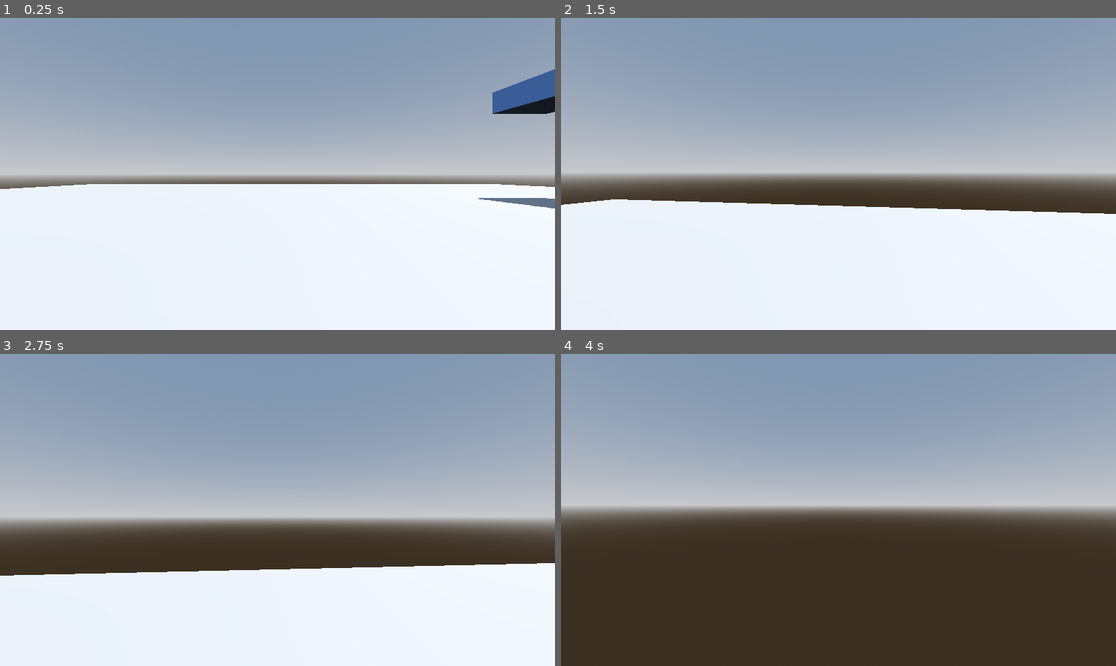
Above: before the commit, frames 1-4 (two rows, left to right).
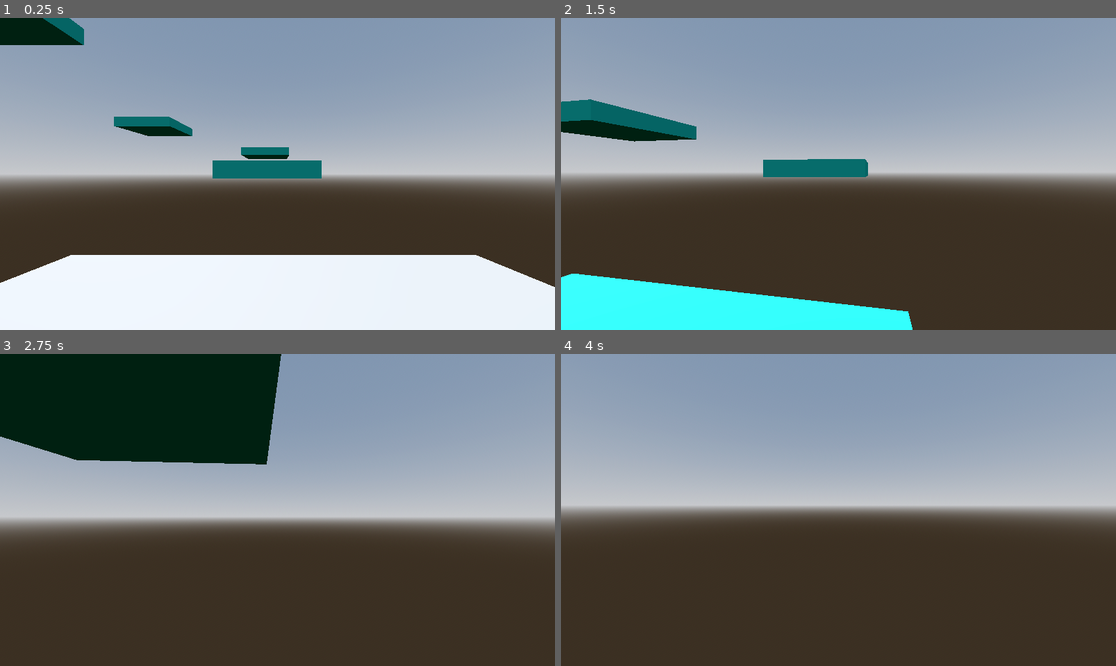
Above: after the commit, the same moments.

Repository: LemonSmacker/Masquerade-an-Obituary
Game: Godot game, scene res://scenes/level_1.tscn
Same seed, same stepped clock (60 frames per second), same inputs: the game is played once before the commit and once after it. The project has no main scene, so this scene is started directly.
Inputs (mouse positions are in pixels of both pictures, inside the frame that each line leads up to):
- Up to frame 1 (0.25 s): no input
- Up to frame 2 (1.5 s): tap Enter at 0.5 s; move the mouse to (866, 174) at 0.52 s; hold Shift (sprint) 0.53-1.28 s; hold W (up) from 0.53 s (still down); tap Space (jump) at 0.77 s; move the mouse to (810, 174) at 1.27 s; tap Shift (sprint) at 1.35 s
- Up to frame 3 (2.75 s): keep holding W (up); tap Space (jump) at 1.52 s; move the mouse to (288, 503) at 2.02 s; hold Shift (sprint) from 2.03 s (still down)
- Up to frame 4 (4 s): keep holding W (up); move the mouse to (832, 516) at 2.77 s; release Shift (sprint) at 2.78 s; tap Shift (sprint) at 2.85 s; tap Space (jump) at 3.02, 3.5, 3.77 s; move the mouse to (877, 513) at 3.52 s; hold Shift (sprint) from 3.53 s (still down)

The runs differ from the first frame. In frame 1, 28% of the frame differs, in the area x 0-100%, y 0-87%; in frame 2, 43%; in frame 3, 47%, in the area x 0-100%, y 0-100%; in frame 4, less than 0.1%.

Commit message:
level updated

Diff:
--- a/scenes/level_1.tscn
+++ b/scenes/level_1.tscn
@@ -20,7 +20,7 @@
 [sub_resource type="CapsuleMesh" id="CapsuleMesh_ne1ai"]
 
 [sub_resource type="StandardMaterial3D" id="StandardMaterial3D_obs6r"]
-albedo_color = Color(0.4, 0.556863, 0.819608, 1)
+albedo_color = Color(0.0470588, 0.643137, 0.588235, 1)
 
 [node name="Level1" type="Node3D"]
 
@@ -32,9 +32,9 @@
 environment = SubResource("Environment_q2e42")
 
 [node name="CSGBox3D" type="CSGBox3D" parent="."]
-transform = Transform3D(1, 0, 0, 0, 1, 0, 0, 0, 1, 1.62303, -1.03498, -0.568941)
-use_collision = true
-size = Vector3(39.7247, 0.001, 38.0262)
+transform = Transform3D(1, 0, 0, 0, 1, 0, 0, 0, 1, 0.0164444, -1.07176, 0.0327145)
+use_collision = true
+size = Vector3(5, 0.001, 5)
 
 [node name="Player" type="CharacterBody3D" parent="."]
 script = ExtResource("1_lwujj")
@@ -46,30 +46,163 @@
 mesh = SubResource("CapsuleMesh_ne1ai")
 
 [node name="Head" type="Node3D" parent="Player"]
+transform = Transform3D(-4.37114e-08, 0, -1, 0, 1, 0, 1, 0, -4.37114e-08, 0, 0, 0)
 
 [node name="Camera3D" type="Camera3D" parent="Player/Head"]
 transform = Transform3D(1, 0, 0, 0, 1, 0, 0, 0, 1, 0, 0.550635, 0)
 
 [node name="CSGBox3D2" type="CSGBox3D" parent="."]
-transform = Transform3D(1, 0, 0, 0, 1, 0, 0, 0, 1, 7.5844, -0.571891, -1.11206)
-material_override = SubResource("StandardMaterial3D_obs6r")
-use_collision = true
-size = Vector3(2.62061, 1, 3.22412)
+transform = Transform3D(1, 0, 0, 0, 1, 0, 0, 0, 1, 7.09993, 0.0515833, -0.207587)
+material_override = SubResource("StandardMaterial3D_obs6r")
+use_collision = true
+size = Vector3(3, 0.5, 3)
 
 [node name="CSGBox3D3" type="CSGBox3D" parent="."]
-transform = Transform3D(1, 0, 0, 0, 1, 0, 0, 0, 1, 7.5844, 0.876481, 2.88111)
-material_override = SubResource("StandardMaterial3D_obs6r")
-use_collision = true
-size = Vector3(2.62061, 1, 3.22412)
+transform = Transform3D(1, 0, 0, 0, 1, 0, 0, 0, 1, 14.2147, 1.35934, -0.683157)
+material_override = SubResource("StandardMaterial3D_obs6r")
+use_collision = true
+size = Vector3(3, 0.5, 3)
 
 [node name="CSGBox3D4" type="CSGBox3D" parent="."]
-transform = Transform3D(1, 0, 0, 0, 1, 0, 0, 0, 1, 13.4152, 2.24137, 1.4052)
-material_override = SubResource("StandardMaterial3D_obs6r")
-use_collision = true
-size = Vector3(2.62061, 1, 3.22412)
+transform = Transform3D(1, 0, 0, 0, 1, 0, 0, 0, 1, 12.5375, 2.77748, -7.28681)
+material_override = SubResource("StandardMaterial3D_obs6r")
+use_collision = true
+size = Vector3(3, 0.5, 3)
 
 [node name="CSGBox3D5" type="CSGBox3D" parent="."]
-transform = Transform3D(1, 0, 0, 0, 1, 0, 0, 0, 1, 11.6793, 3.35346, -8.12045)
-material_override = SubResource("StandardMaterial3D_obs6r")
-use_collision = true
-size = Vector3(2.62061, 1, 3.22412)
+transform = Transform3D(1, 0, 0, 0, 1, 0, 0, 0, 1, 4.65256, 4.07194, -7.28681)
+material_override = SubResource("StandardMaterial3D_obs6r")
+use_collision = true
+size = Vector3(3, 0.5, 3)
+
+[node name="CSGBox3D6" type="CSGBox3D" parent="."]
+transform = Transform3D(1, 0, 0, 0, 1, 0, 0, 0, 1, -0.0122705, 5.45212, 0.0986495)
+material_override = SubResource("StandardMaterial3D_obs6r")
+use_collision = true
+size = Vector3(3, 0.5, 3)
+
+[node name="CSGBox3D7" type="CSGBox3D" parent="."]
+transform = Transform3D(1, 0, 0, 0, 1, 0, 0, 0, 1, -4.24251, 6.72124, 8.89635)
+material_override = SubResource("StandardMaterial3D_obs6r")
+use_collision = true
+size = Vector3(3, 0.5, 3)
+
+[node name="CSGBox3D8" type="CSGBox3D" parent="."]
+transform = Transform3D(1, 0, 0, 0, 1, 0, 0, 0, 1, 4.54817, 7.9572, 9.97727)
+material_override = SubResource("StandardMaterial3D_obs6r")
+use_collision = true
+size = Vector3(3, 0.5, 3)
+
+[node name="CSGBox3D9" type="CSGBox3D" parent="."]
+transform = Transform3D(1, 0, 0, 0, 1, 0, 0, 0, 1, 8.17523, 9.23719, 1.57997)
+material_override = SubResource("StandardMaterial3D_obs6r")
+use_collision = true
+size = Vector3(3, 0.5, 3)
+
+[node name="CSGBox3D10" type="CSGBox3D" parent="."]
+transform = Transform3D(1, 0, 0, 0, 1, 0, 0, 0, 1, 1.22182, 10.6133, -5.0049)
+material_override = SubResource("StandardMaterial3D_obs6r")
+use_collision = true
+size = Vector3(3, 0.5, 3)
+
+[node name="CSGBox3D11" type="CSGBox3D" parent="."]
+transform = Transform3D(1, 0, 0, 0, 1, 0, 0, 0, 1, -6.62328, 11.7688, -9.10862)
+material_override = SubResource("StandardMaterial3D_obs6r")
+use_collision = true
+size = Vector3(3, 0.5, 3)
+
+[node name="CSGBox3D12" type="CSGBox3D" parent="."]
+transform = Transform3D(1, 0, 0, 0, 1, 0, 0, 0, 1, -8.43977, 13.2107, -1.53735)
+material_override = SubResource("StandardMaterial3D_obs6r")
+use_collision = true
+size = Vector3(3, 0.5, 3)
+
+[node name="CSGBox3D13" type="CSGBox3D" parent="."]
+transform = Transform3D(1, 0, 0, 0, 1, 0, 0, 0, 1, -14.5159, 14.1215, 7.75563)
+material_override = SubResource("StandardMaterial3D_obs6r")
+use_collision = true
+size = Vector3(3, 0.5, 3)
+
+[node name="CSGBox3D15" type="CSGBox3D" parent="CSGBox3D13"]
+transform = Transform3D(1, 0, 0, 0, 1, 0, 0, 0, 1, -1.21523, 1.81806, 1.20252)
+material_override = SubResource("StandardMaterial3D_obs6r")
+use_collision = true
+size = Vector3(0.5, 4, 0.5)
+
+[node name="CSGBox3D14" type="CSGBox3D" parent="."]
+transform = Transform3D(1, 0, 0, 0, 1, 0, 0, 0, 1, -9.12297, 15.4613, 10.0705)
+material_override = SubResource("StandardMaterial3D_obs6r")
+use_collision = true
+size = Vector3(3, 0.5, 3)
+
+[node name="CSGBox3D15" type="CSGBox3D" parent="."]
+transform = Transform3D(1, 0, 0, 0, 1, 0, 0, 0, 1, 0.26015, 16.4664, 13.7868)
+material_override = SubResource("StandardMaterial3D_obs6r")
+use_collision = true
+size = Vector3(3, 0.5, 3)
+
+[node name="CSGBox3D16" type="CSGBox3D" parent="."]
+transform = Transform3D(1, 0, 0, 0, 1, 0, 0, 0, 1, 9.07085, 17.6741, 17.7488)
+material_override = SubResource("StandardMaterial3D_obs6r")
+use_collision = true
+size = Vector3(3, 0.5, 3)
+
+[node name="CSGBox3D17" type="CSGBox3D" parent="."]
+transform = Transform3D(1, 0, 0, 0, 1, 0, 0, 0, 1, 11.503, 18.9551, 9.41491)
+material_override = SubResource("StandardMaterial3D_obs6r")
+use_collision = true
+size = Vector3(3, 0.5, 3)
+
+[node name="CSGBox3D18" type="CSGBox3D" parent="."]
+transform = Transform3D(1, 0, 0, 0, 1, 0, 0, 0, 1, 17.1582, 20.2087, 1.42178)
+material_override = SubResource("StandardMaterial3D_obs6r")
+use_collision = true
+size = Vector3(3, 0.5, 3)
+
+[node name="CSGBox3D19" type="CSGBox3D" parent="."]
+transform = Transform3D(1, 0, 0, 0, 1, 0, 0, 0, 1, 8.56024, 21.2679, -4.80557)
+material_override = SubResource("StandardMaterial3D_obs6r")
+use_collision = true
+size = Vector3(3, 0.5, 3)
+
+[node name="CSGBox3D20" type="CSGBox3D" parent="."]
+transform = Transform3D(1, 0, 0, 0, 1, 0, 0, 0, 1, 0.92082, 22.5752, 1.31064)
+material_override = SubResource("StandardMaterial3D_obs6r")
+use_collision = true
+size = Vector3(3, 0.5, 3)
+
+[node name="CSGBox3D21" type="CSGBox3D" parent="."]
+transform = Transform3D(1, 0, 0, 0, 1, 0, 0, 0, 1, -5.64789, 23.5598, -6.53546)
+material_override = SubResource("StandardMaterial3D_obs6r")
+use_collision = true
+size = Vector3(3, 0.5, 3)
+
+[node name="CSGBox3D22" type="CSGBox3D" parent="."]
+transform = Transform3D(1, 0, 0, 0, 1, 0, 0, 0, 1, -12.605, 23.5598, -17.1743)
+material_override = SubResource("StandardMaterial3D_obs6r")
+use_collision = true
+size = Vector3(3, 0.5, 3)
+
+[node name="CSGBox3D23" type="CSGBox3D" parent="."]
+transform = Transform3D(1, 0, 0, 0, 1, 0, 0, 0, 1, -26.0427, 22.0098, -11.4323)
+material_override = SubResource("StandardMaterial3D_obs6r")
+use_collision = true
+size = Vector3(3, 0.5, 3)
+
+[node name="CSGBox3D24" type="CSGBox3D" parent="."]
+transform = Transform3D(1, 0, 0, 0, 1, 0, 0, 0, 1, -35.126, 19.6154, 1.24399)
+material_override = SubResource("StandardMaterial3D_obs6r")
+use_collision = true
+size = Vector3(3, 0.5, 3)
+
+[node name="CSGBox3D25" type="CSGBox3D" parent="."]
+transform = Transform3D(1, 0, 0, 0, 1, 0, 0, 0, 1, -50.5205, 9.32828, 13.0398)
+material_override = SubResource("StandardMaterial3D_obs6r")
+use_collision = true
+size = Vector3(3, 0.5, 3)
+
+[node name="CSGBox3D26" type="CSGBox3D" parent="CSGBox3D25"]
+transform = Transform3D(1, 0, 0, 0, 1, 0, 0, 0, 1, -1.21384, 1.80396, 1.23433)
+material_override = SubResource("StandardMaterial3D_obs6r")
+use_collision = true
+size = Vector3(0.5, 4, 0.5)
